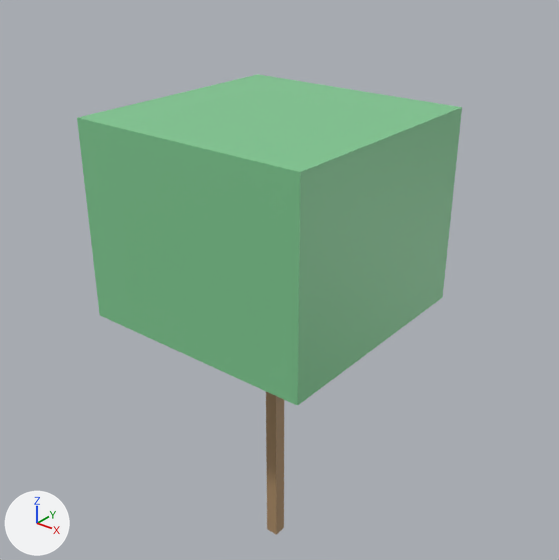
An edit to the glTF model data/islands/disksaver/glb/Prop_DS_Tree_34.glb, drawn before and after from the same camera.
One viewpoint serves both versions: a 50 mm lens placed at (9.33, -11.5, 14.1), pointed at (-0.18, 0.38, 6.73). The axes (+X, +Y, +Z) are drawn at lower left. The lights are the same throughout. The picture after the commit comes second. Vertices at exactly the same position are counted once.
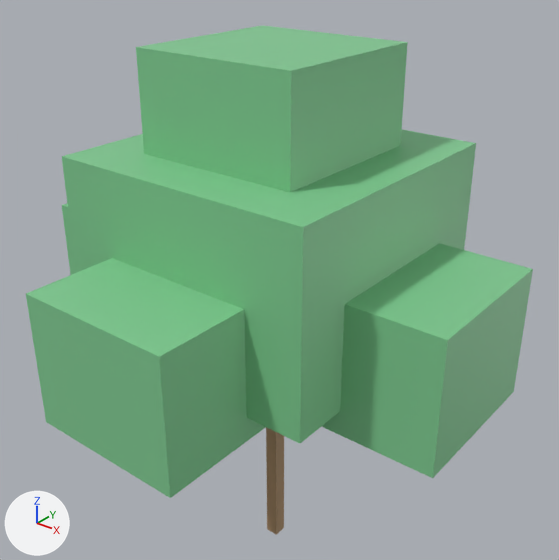
What changed in the scene script:
```text
Change me_cube_1512:
    used by ob_cube_001; location = (0.0, 0.0, 0.0)
    remove me_cube_1512.from_pydata(...)  # 8 vertices, 12 faces; spans x -2.62..2.62, y -2.62..2.62, z 6.3..10.5
    add me_cube_1512.from_pydata(...)  # 8 vertices, 12 faces; spans x -2.89..2.89, y -2.89..2.89, z 5.78..9.77
    me_cube_1512 part 1: the whole mesh is scaled about its middle by (1.1, 1.1, 0.95), then moved by (0.0, 0.0, -0.63)
Add me_cube_1687:
    me_cube_1687.from_pydata(...)  # a box spanning x -1.78..1.78, y -1.78..1.78, z 9.45..11.76
    me_cube_1687.materials.append(mat_ds_leaf2)  # green #80ca92
Add me_cube_1686:
    me_cube_1686.from_pydata(...)  # a box spanning x -1.68..1.68, y -4.83..-1.47, z 5.25..7.98
    me_cube_1686.materials.append(mat_ds_leaf2)  # green #80ca92
Add me_cube_1684:
    me_cube_1684.from_pydata(...)  # a box spanning x -4.83..-1.47, y -1.68..1.68, z 5.25..7.98
    me_cube_1684.materials.append(mat_ds_leaf2)  # green #80ca92
Add me_cube_1683:
    me_cube_1683.from_pydata(...)  # a box spanning x 1.47..4.83, y -1.68..1.68, z 5.25..7.98
    me_cube_1683.materials.append(mat_ds_leaf2)  # green #80ca92
Add ob_cube_006:
    ob_cube_006 = bpy.data.objects.new('Cube.006', me_cube_1687)
    ob_cube_006.location = (0.0, 0.0, 0.0)
Add ob_cube_005:
    ob_cube_005 = bpy.data.objects.new('Cube.005', me_cube_1686)
    ob_cube_005.location = (0.0, 0.0, 0.0)
Add ob_cube_003:
    ob_cube_003 = bpy.data.objects.new('Cube.003', me_cube_1684)
    ob_cube_003.location = (0.0, 0.0, 0.0)
Add ob_cube_002:
    ob_cube_002 = bpy.data.objects.new('Cube.002', me_cube_1683)
    ob_cube_002.location = (0.0, 0.0, 0.0)
```

What differs and where, as boxes (x1, y1, x2, y2) in the pictures (559 x 560 px):
'Cube.001', moved, rescaled
    before: (77, 74, 462, 406)
    after: (62, 129, 476, 443)
'Cube.005', added (green)
    after: (26, 258, 266, 498)
'Cube.006', added (green)
    after: (136, 26, 408, 192)
'Cube.002', added (green)
    after: (321, 243, 533, 478)
'Cube.003', added (green)
    after: (62, 203, 76, 275)
